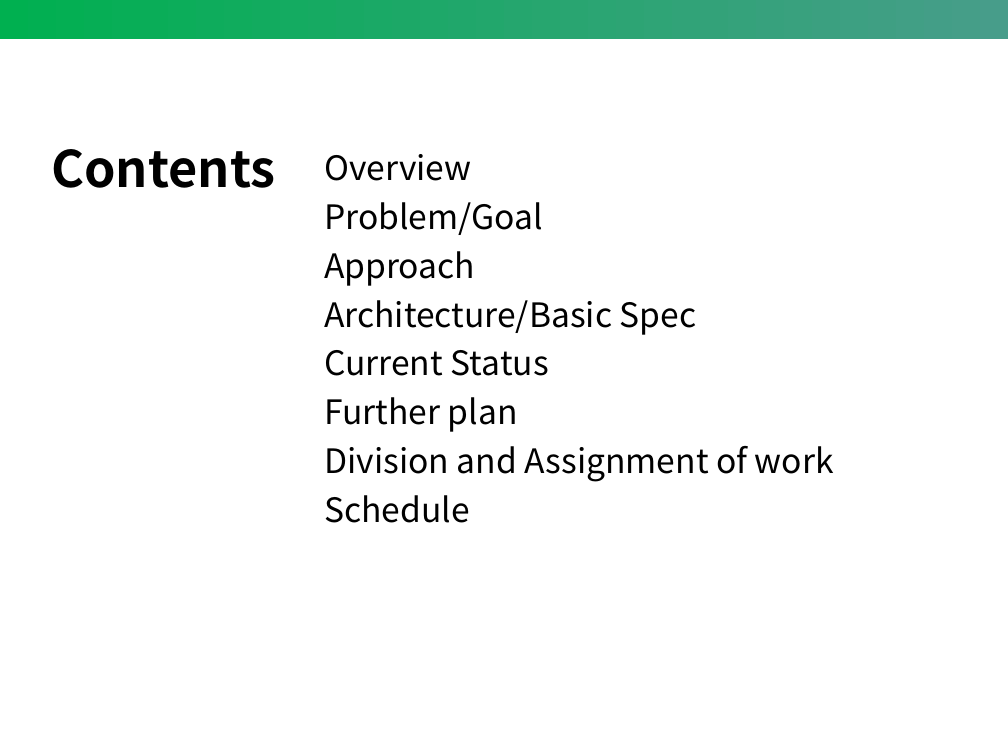
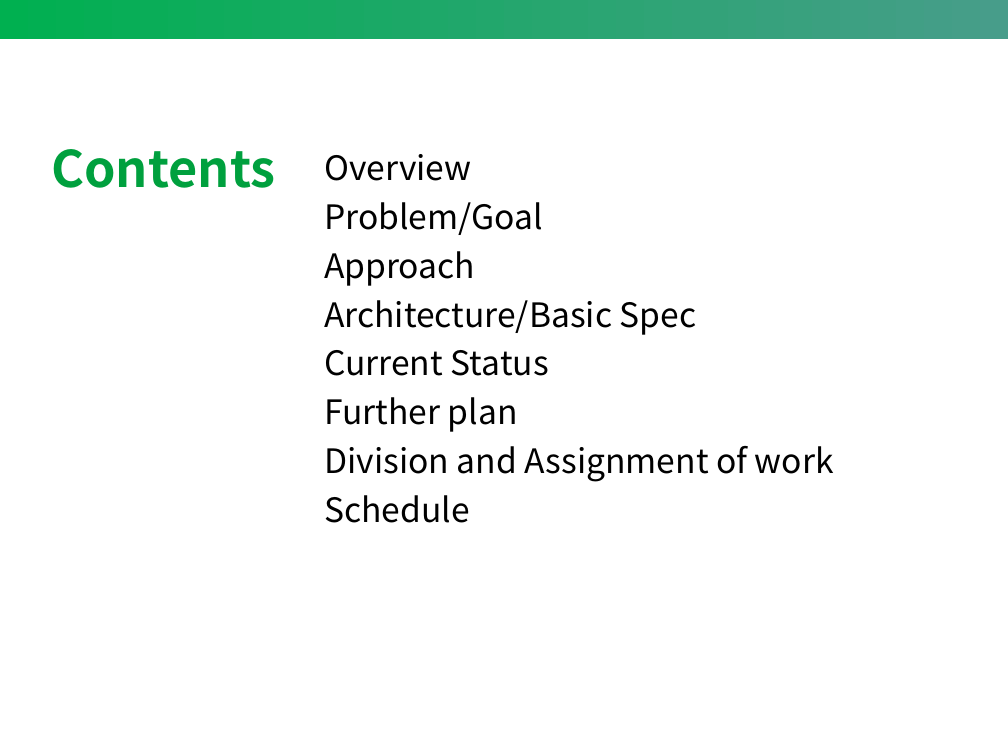
Before and after one commit to Jamjomjara/snu-artoon, a slide deck: slide 2 of artoon-spec.pptx. Drawn at 1008x756 pixels with LibreOffice and Linux fonts; fonts in the diff are those of the drawing. Boxes give left, top, right and bottom in pixels: in the first picture for what was removed or moved away, otherwise in the second. Text is boxed around its words. In the diff, an @@ line names an element or a change of style, - is before the commit and + after.

```diff
--- a/artoon-spec.pptx
+++ b/artoon-spec.pptx
@@ title "Contents" at (51,149,275,188): text colour #000000 to #00A03E @@
```
Also in this commit, not shown: 16 other slides changed, 1 slide added, 1 slide removed.
